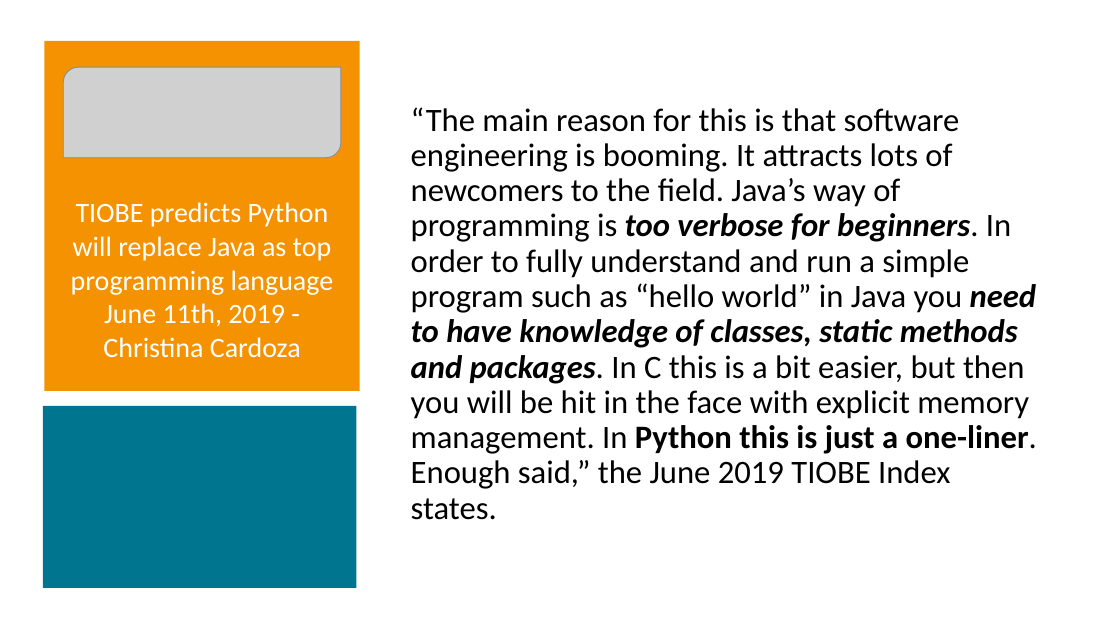
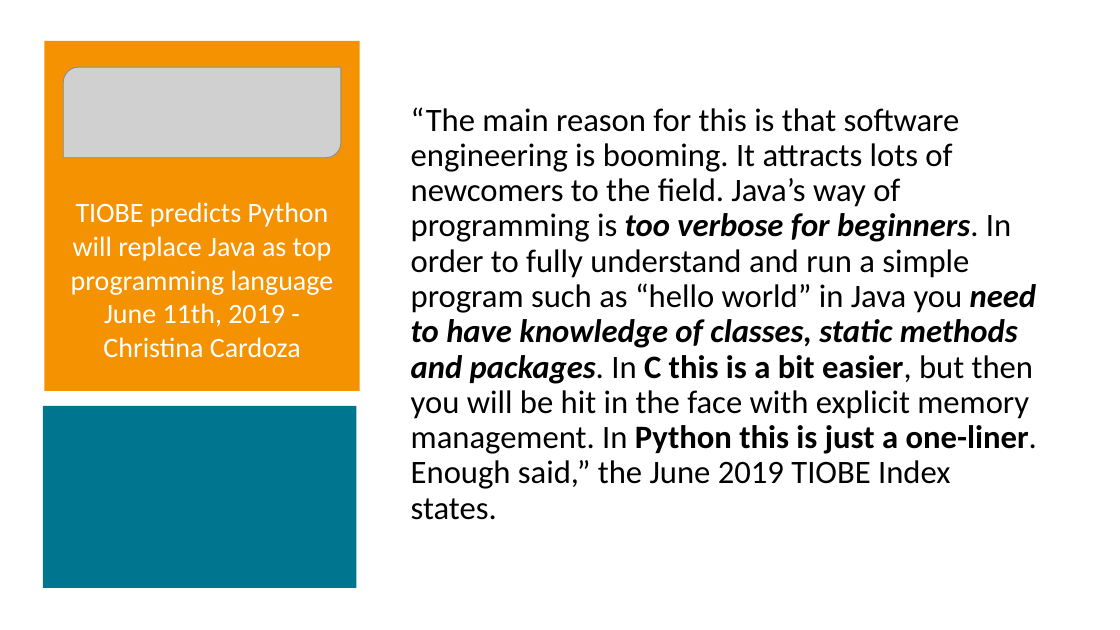
Before and after one commit to Sebas-gatica-dev/JCP_EC_Education_WG_Presentation, a slide deck: slide 4 of Java in Education For JUGs Without Notes.pptx. Drawn at 1120x630 pixels with LibreOffice and Linux fonts; fonts in the diff are those of the drawing; grey boxes stand for pictures. Boxes give left, top, right and bottom in pixels: in the first picture for what was removed or moved away, otherwise in the second. Text is boxed around its words. In the diff, an @@ line names an element or a change of style, - is before the commit and + after.

```diff
--- a/Java in Education For JUGs Without Notes.pptx
+++ b/Java in Education For JUGs Without Notes.pptx
@@ text "“The main reason for this ..." at box(411, 107, 1037, 520): bold on in "C this is a bit easier," @@
```
Also in this commit, not shown: 7 other slides changed, 1 other file.
